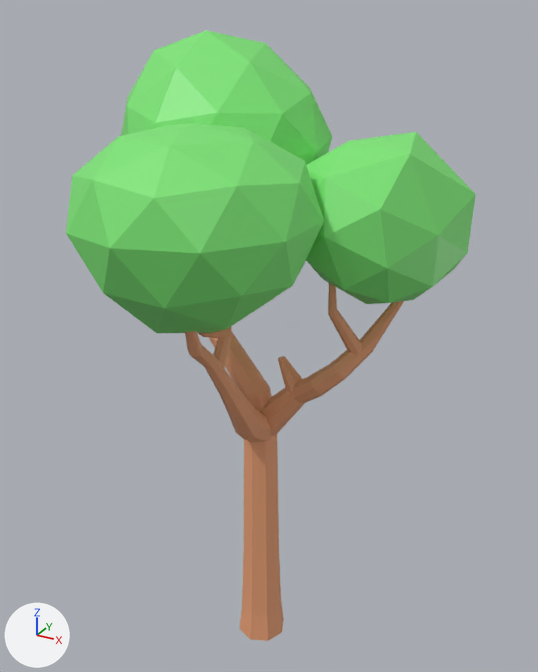
The FBX model Assets/Fbx/Trees/Tree_9.fbx, before and after one commit.
One viewpoint serves both versions: a camera (50 mm lens) standing at (96.4, -170.0, 193.5) and looking at (2.7, 0.4, 108.4). Arrows for +X, +Y and +Z are at lower left; the lights stay in place. Vertices at the same position are counted once.

Script lines for the objects in view, before the commit:
```python
me_icosphere_013 = bpy.data.meshes.new('Icosphere.013')
me_icosphere_013.from_pydata(...)  # 468 vertices, 510 faces; spans x -1.72..2.05, y -1.09..2.25, z -0.02..6.32
# faces by material slot: [270, 240]
me_icosphere_013.materials.append(mat_material_001)  # beige #e7a076
me_icosphere_013.materials.append(mat_material_002)  # green #7ee776
ob_tree_9 = bpy.data.objects.new('Tree_9', me_icosphere_013)
ob_tree_9.location = (0.0, 0.0, 0.0)
ob_tree_9.rotation_euler = (-3.072, 0.04, -1.046)  # degrees (-176, 2.3, -60)
ob_tree_9.scale = (-29.8, -29.8, -29.8)
```
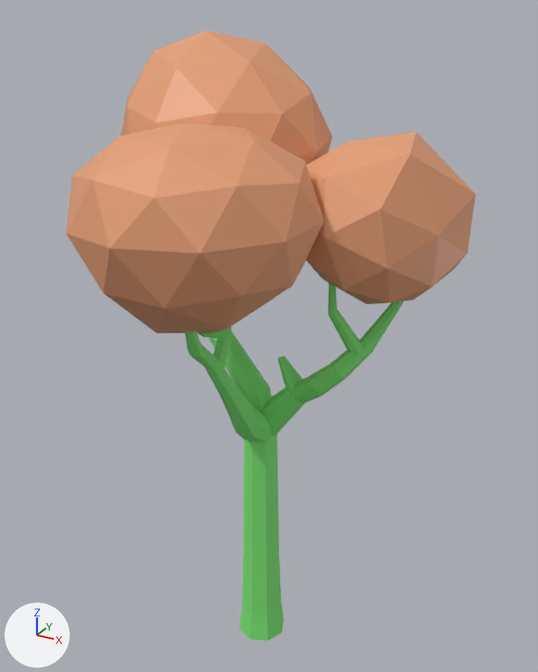
The newer file is also rescaled (x0.751) as a whole; pictures and numbers use the older file's frame.

Pixel boxes [x1, y1, x2, y2] of what changed, in the pictures (538 x 672 px):
part 1 of me_icosphere_013, recoloured: [185, 283, 404, 641] in both
part 2 of me_icosphere_013, recoloured (green to beige): [66, 30, 476, 333] in both

Edits to the bpy script that builds the scene:
```text
Change me_icosphere_013:
    where me_icosphere_013.from_pydata(...)  # 468 vertices, 510 faces; spans x -1.72..2.05, y -1.09..2.25, z -0.02..6.32
    used by ob_tree_9; location = (0.0, 0.0, 0.0); rotation_euler = (-3.072, 0.04, -1.046), in degrees (-176, 2.3, -60); scale = (-29.8, -29.8, -29.8)
    me_icosphere_013 part 1: 266 of the faces centred in x -1.17..1.1, y -0.36..1.6, z 0.14..4.92 switch from mat_material_001 (beige #e7a076) to mat_material_002 (green #7ee776)
    me_icosphere_013 part 2: all 240 faces that had it switch from mat_material_002 (green #7ee776) to mat_material_001 (beige #e7a076)
```
